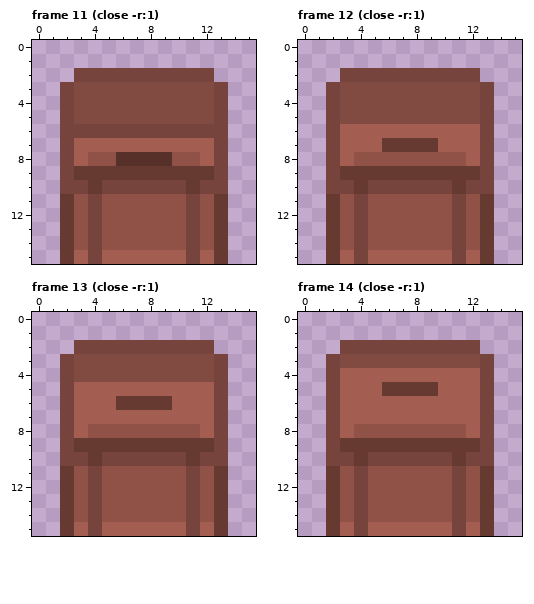
One commit to this pixel-art file: assets/sprites/container.aseprite. That is the earlier state.
16x16 pixels, 15 frames. Colours within 5 levels of each other are drawn and written as one. Shown: frame 11 (close -r:1), frame 12 (close -r:1), frame 13 (close -r:1), frame 14 (close -r:1). The commit also changed other frames, which this record leaves out.
After:
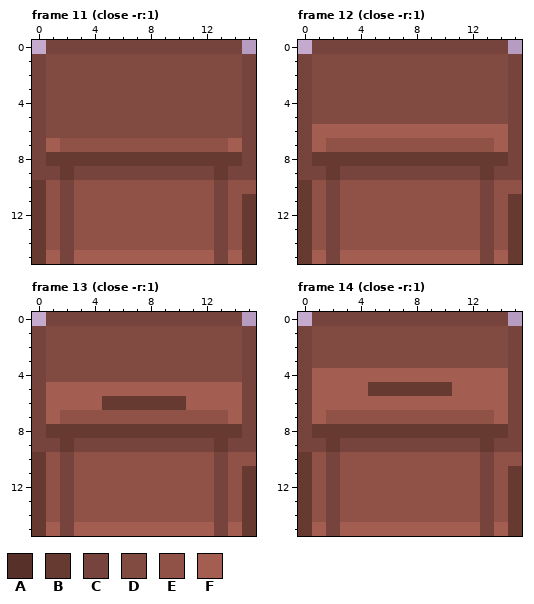
Palette (. is transparent): A #563029  B #663931  C #76433d  D #814b41  E #905247  F #a45d51
Changes in this commit:
Frame 11 (close -r:1):
y 0: x 1..14 .............. -> CCCCCCCCCCCCCC
y 1: x 0..15 ................ -> CDDDDDDDDDDDDDDC
y 2: x 0..15 ...CCCCCCCCCC... -> CDDDDDDDDDDDDDDC
y 3..5: x 0..2 ..C -> CDD; x 13..15 C.. -> DDC
y 6: x 0..15 ..CCCCCCCCCCCC.. -> CDDDDDDDDDDDDDDC
y 7: x 0..15 ..CFFFFFFFFFFC.. -> CFEEEEEEEEEEEEFC
y 8: x 0..15 ..CFEEAAAAEEFC.. -> CBBBBBBBBBBBBBBC
y 9: x 0..15 ..CBBBBBBBBBBC.. -> CCBCCCCCCCCCCBCC
y 10: x 0..1 .. -> BE; x 3..12 CBCCCCCCBC -> EEEEEEEEEE; x 14..15 .. -> EE
y 11..14: x 0..2 ..B -> BEC; x 4 C -> E; x 11 C -> E; x 13..15 B.. -> CEB
y 15: x 0..2 ..B -> BFC; x 4 C -> F; x 11 C -> F; x 13..15 B.. -> CFB
Frame 12 (close -r:1):
y 0: x 1..14 .............. -> CCCCCCCCCCCCCC
y 1: x 0..15 ................ -> CDDDDDDDDDDDDDDC
y 2: x 0..15 ...CCCCCCCCCC... -> CDDDDDDDDDDDDDDC
y 3..5: x 0..2 ..C -> CDD; x 13..15 C.. -> DDC
y 6: x 0..2 ..C -> CFF; x 13..15 C.. -> FFC
y 7: x 0..15 ..CFFFBBBBFFFC.. -> CFEEEEEEEEEEEEFC
y 8: x 0..15 ..CFEEEEEEEEFC.. -> CBBBBBBBBBBBBBBC
y 9: x 0..15 ..CBBBBBBBBBBC.. -> CCBCCCCCCCCCCBCC
y 10: x 0..1 .. -> BE; x 3..12 CBCCCCCCBC -> EEEEEEEEEE; x 14..15 .. -> EE
y 11..14: x 0..2 ..B -> BEC; x 4 C -> E; x 11 C -> E; x 13..15 B.. -> CEB
y 15: x 0..2 ..B -> BFC; x 4 C -> F; x 11 C -> F; x 13..15 B.. -> CFB
Frame 13 (close -r:1):
y 0: x 1..14 .............. -> CCCCCCCCCCCCCC
y 1: x 0..15 ................ -> CDDDDDDDDDDDDDDC
y 2: x 0..15 ...CCCCCCCCCC... -> CDDDDDDDDDDDDDDC
y 3..4: x 0..2 ..C -> CDD; x 13..15 C.. -> DDC
y 5: x 0..2 ..C -> CFF; x 13..15 C.. -> FFC
y 6: x 0..2 ..C -> CFF; x 5 F -> B; x 10 F -> B; x 13..15 C.. -> FFC
y 7: x 0..15 ..CFFFFFFFFFFC.. -> CFEEEEEEEEEEEEFC
y 8: x 0..15 ..CFEEEEEEEEFC.. -> CBBBBBBBBBBBBBBC
y 9: x 0..15 ..CBBBBBBBBBBC.. -> CCBCCCCCCCCCCBCC
y 10: x 0..1 .. -> BE; x 3..12 CBCCCCCCBC -> EEEEEEEEEE; x 14..15 .. -> EE
y 11..14: x 0..2 ..B -> BEC; x 4 C -> E; x 11 C -> E; x 13..15 B.. -> CEB
y 15: x 0..2 ..B -> BFC; x 4 C -> F; x 11 C -> F; x 13..15 B.. -> CFB
Frame 14 (close -r:1):
y 0: x 1..14 .............. -> CCCCCCCCCCCCCC
y 1: x 0..15 ................ -> CDDDDDDDDDDDDDDC
y 2: x 0..15 ...CCCCCCCCCC... -> CDDDDDDDDDDDDDDC
y 3: x 0..2 ..C -> CDD; x 13..15 C.. -> DDC
y 4: x 0..2 ..C -> CFF; x 13..15 C.. -> FFC
y 5: x 0..2 ..C -> CFF; x 5 F -> B; x 10 F -> B; x 13..15 C.. -> FFC
y 6: x 0..2 ..C -> CFF; x 13..15 C.. -> FFC
y 7: x 0..15 ..CFFFFFFFFFFC.. -> CFEEEEEEEEEEEEFC
y 8: x 0..15 ..CFEEEEEEEEFC.. -> CBBBBBBBBBBBBBBC
y 9: x 0..15 ..CBBBBBBBBBBC.. -> CCBCCCCCCCCCCBCC
y 10: x 0..1 .. -> BE; x 3..12 CBCCCCCCBC -> EEEEEEEEEE; x 14..15 .. -> EE
y 11..14: x 0..2 ..B -> BEC; x 4 C -> E; x 11 C -> E; x 13..15 B.. -> CEB
y 15: x 0..2 ..B -> BFC; x 4 C -> F; x 11 C -> F; x 13..15 B.. -> CFB
